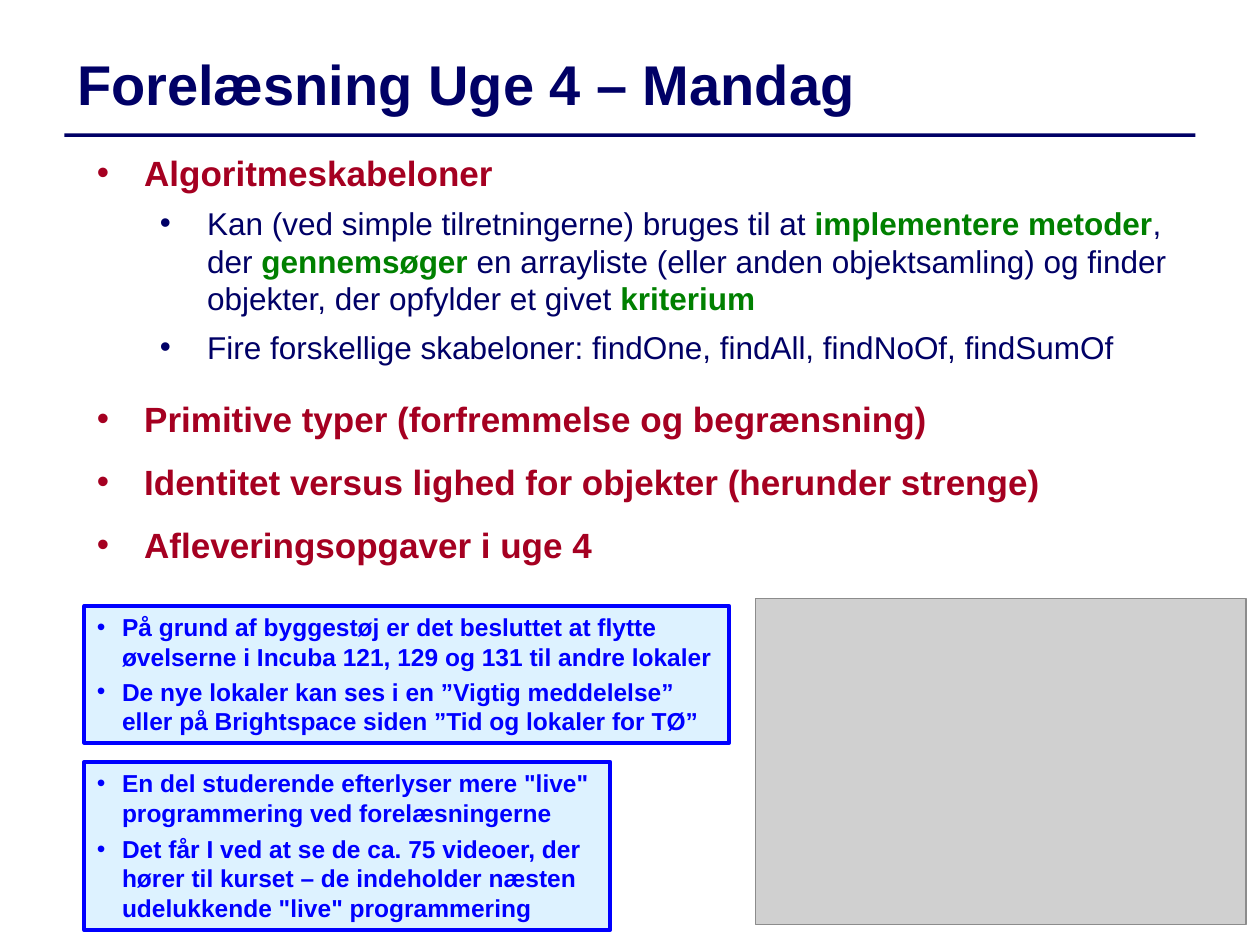
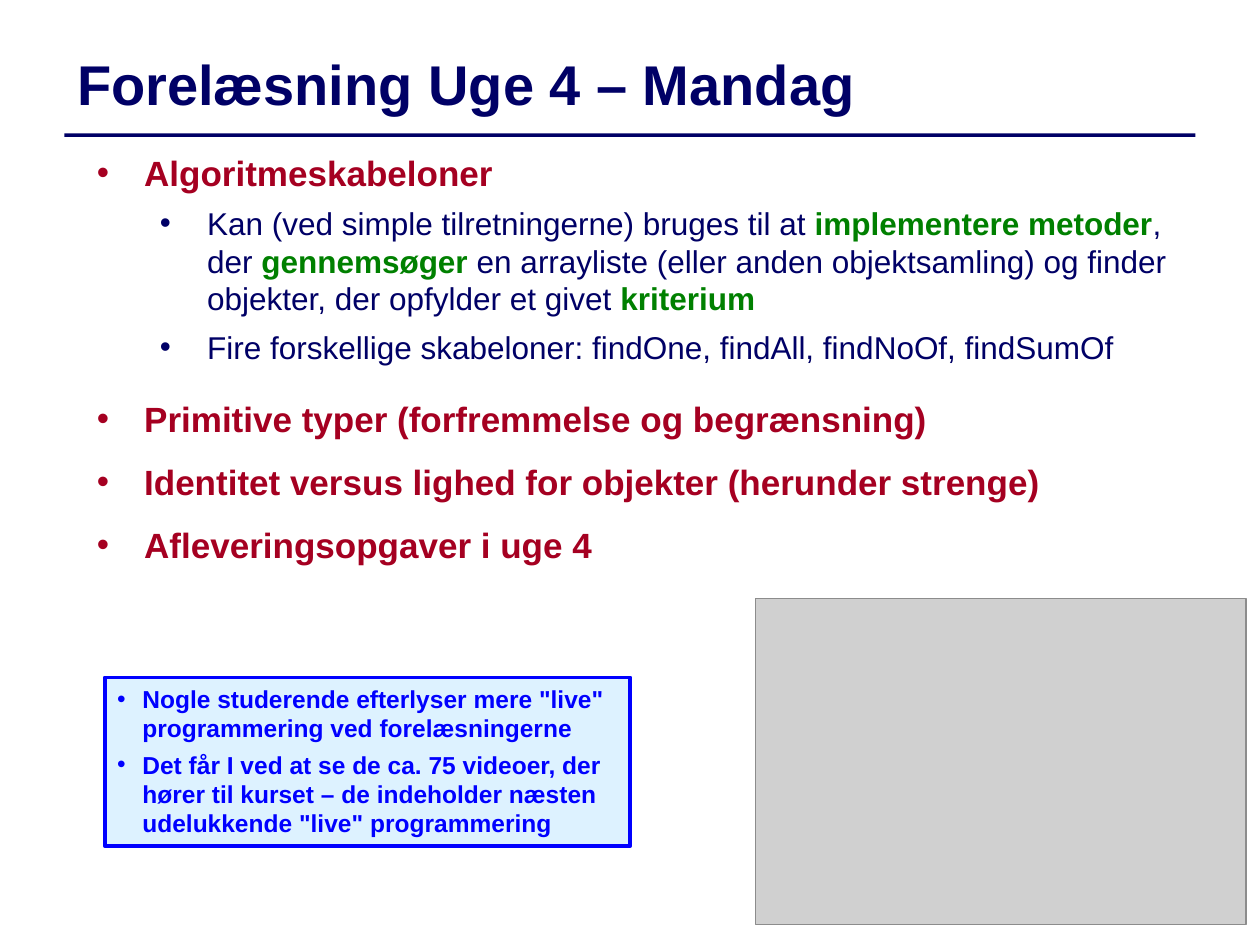
Before and after one commit to IntProgAU/Materiale, a slide deck: slide 1 of web/e23/uge_4a/Slides-Uge4-Mandag.pptx. Drawn at 1260x945 pixels with LibreOffice and Linux fonts; fonts in the diff are those of the drawing; grey boxes stand for pictures. Boxes give left, top, right and bottom in pixels: in the first picture for what was removed or moved away, otherwise in the second. Text is boxed around its words. In the diff, an @@ line names an element or a change of style, - is before the commit and + after.

```diff
--- a/web/e23/uge_4a/Slides-Uge4-Mandag.pptx
+++ b/web/e23/uge_4a/Slides-Uge4-Mandag.pptx
@@ rectangle removed at <box>84,606,730,743</box> @@
-• På grund af byggestøj er det besluttet at flytte øvelserne i Incuba 121, 129 og 131 til andre lokaler
-• De nye lokaler kan ses i en ”Vigtig meddelelse” eller på Brightspace siden ”Tid og lokaler for TØ”
@@ rectangle "Nogle studerende efterlyser mere "live" ...": place and size @@
-rectangle "Nogle studerende efterlyser mere "live" ..." at <box>84,762,610,931</box>
+rectangle "Nogle studerende efterlyser mere "live" ..." at <box>105,678,630,847</box>
@@ text in rectangle at <box>142,690,603,742</box>: text changed @@
-• En del studerende efterlyser mere "live" programmering ved forelæsningerne
+• Nogle studerende efterlyser mere "live" programmering ved forelæsningerne
```
Also in this commit, not shown: 1 other slide changed, 1 other file.
